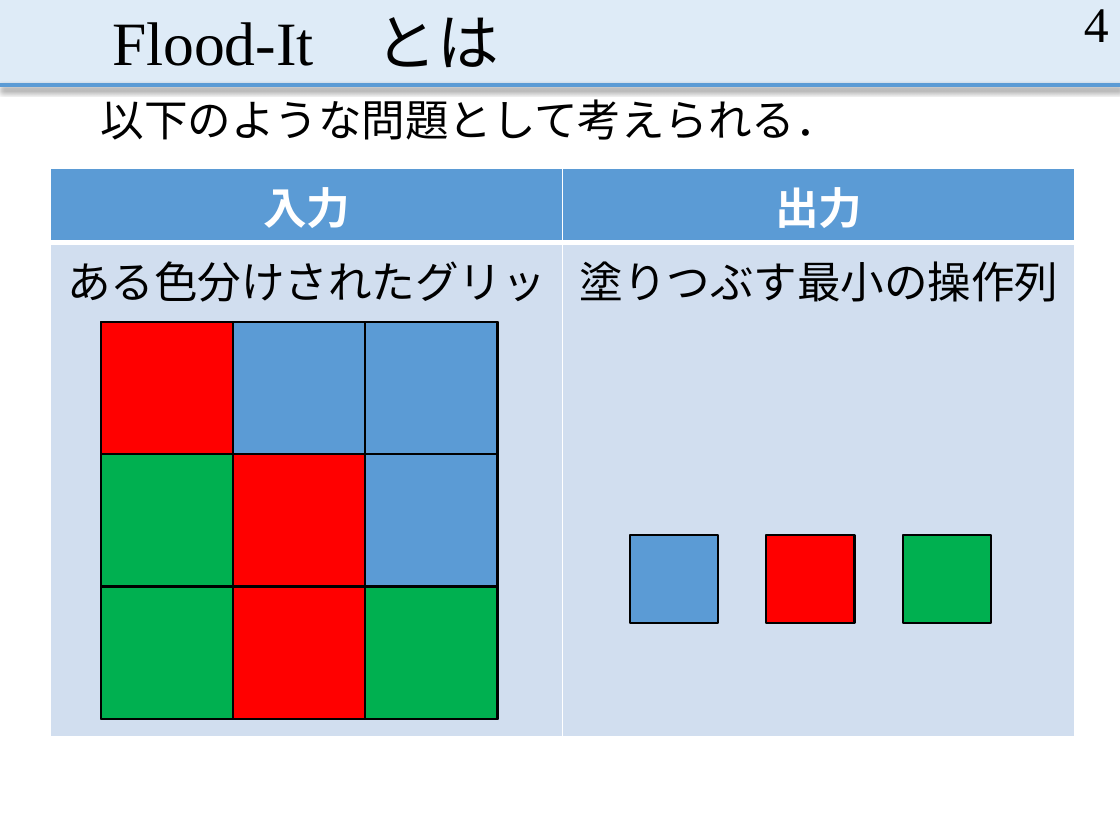
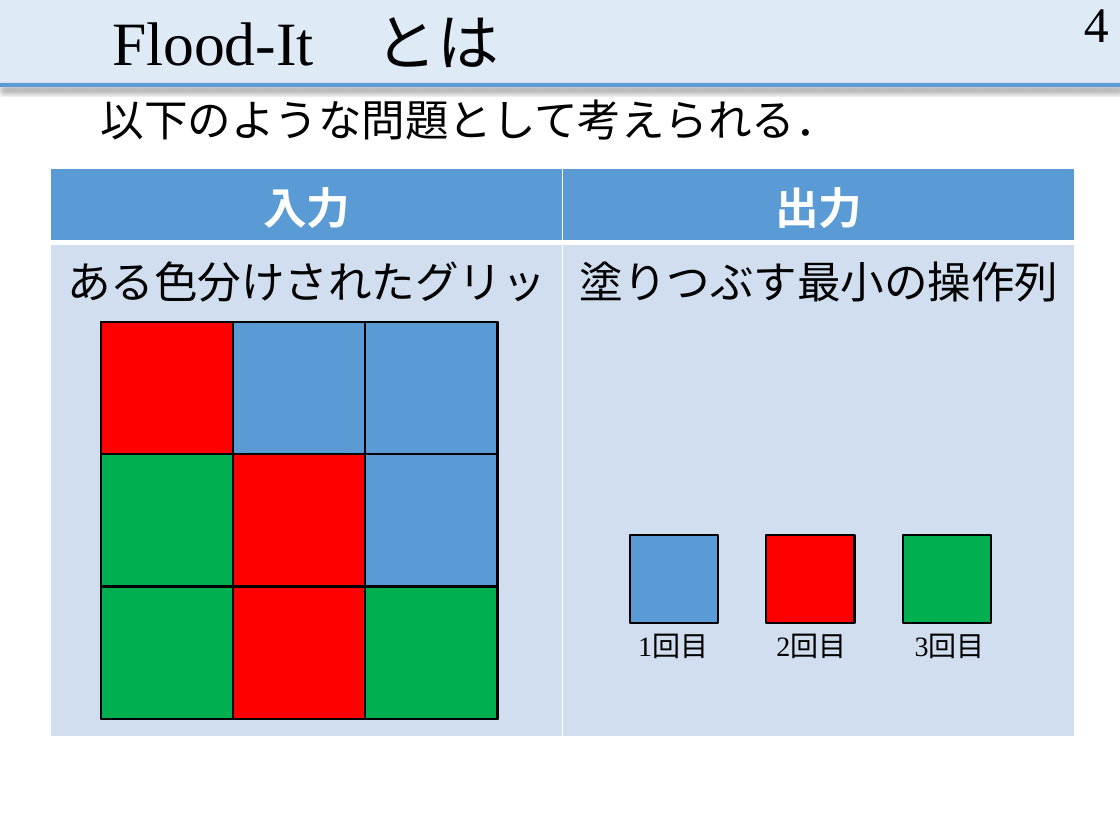
Before and after one commit to MasayaOda/SR, a slide deck: slide 4 of 中間発表.pptx. Drawn at 1120x840 pixels with LibreOffice and Linux fonts; fonts in the diff are those of the drawing. Boxes give left, top, right and bottom in pixels: in the first picture for what was removed or moved away, otherwise in the second. Text is boxed around its words. In the diff, an @@ line names an element or a change of style, - is before the commit and + after.

```diff
--- a/中間発表.pptx
+++ b/中間発表.pptx
@@ text added at <box>638,634,708,659</box>, 18 pt, text #000000 @@
+1回目
@@ text added at <box>776,634,846,659</box>, 18 pt, text #000000 @@
+2回目
@@ text added at <box>915,634,985,659</box>, 18 pt, text #000000 @@
+3回目
```
Also in this commit, not shown: 13 other slides changed, 2 slides added.
